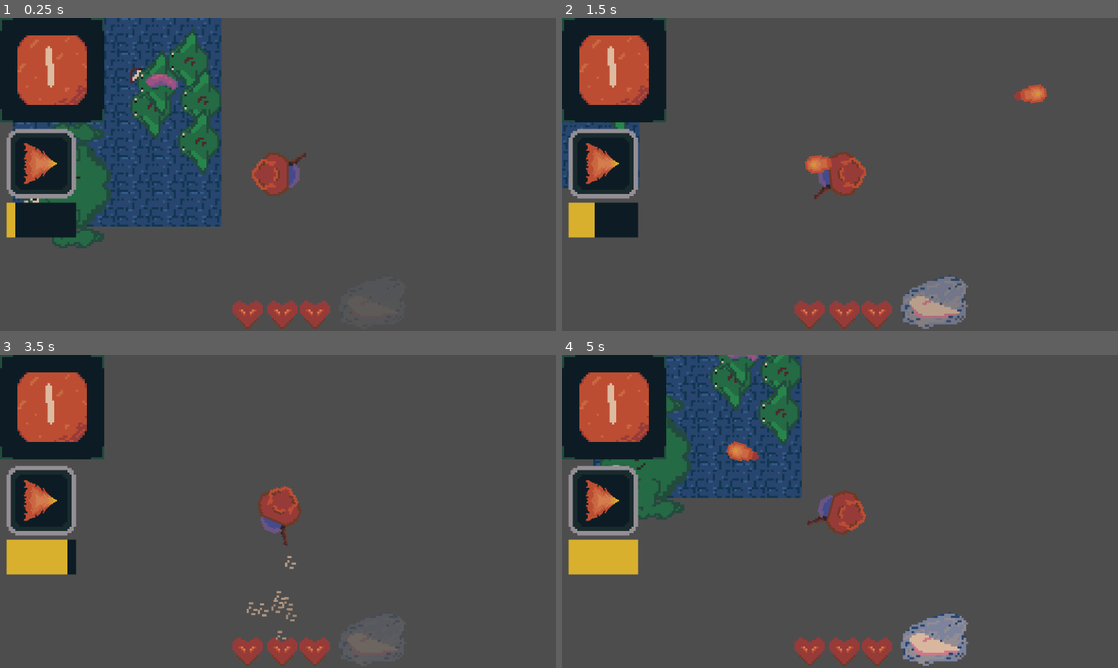
Above: before the commit, frames 1-4 (two rows, left to right).
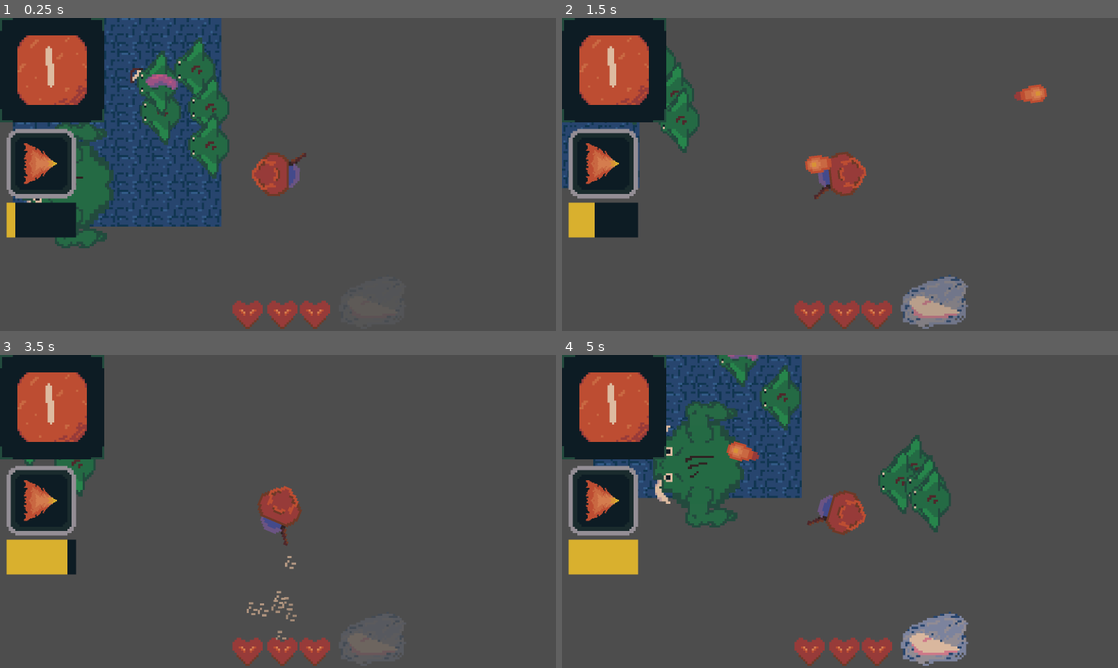
Above: after the commit, the same moments.

Repository: KatLuvsYa3/SELUGameJam26_Godot_Bros
Game: Godot game, scene res://main_scenes/Battle_Levels/Easy_Rolls/Easy_Level_Test.tscn
The game is run twice, just before and just after one commit, with the same random seed, the same clock (stepped at 60 frames per second) and the same inputs.
Inputs (mouse positions are in pixels of both pictures, inside the frame that each line leads up to):
- Up to frame 1 (0.25 s): no input
- Up to frame 2 (1.5 s): move the mouse to (962, 158) at 0.52 s; hold D 0.53-1.28 s; hold K 0.53-1.28 s; click (962, 158) at 0.67 s; tap Space at 0.77 s; move the mouse to (728, 190) at 1.27 s; hold S from 1.28 s (still down); tap K at 1.35 s; click (728, 190) at 1.42 s
- Up to frame 3 (3.5 s): tap Space at 1.52, 3.02 s; move the mouse to (333, 442) at 2.02 s; release S at 2.03 s; hold D 2.03-2.78 s; hold K 2.03-2.78 s; click (333, 442) at 2.17 s; move the mouse to (250, 574) at 2.77 s; hold W from 2.78 s (still down); tap K at 2.85 s; click (250, 574) at 2.92 s
- Up to frame 4 (5 s): move the mouse to (1006, 558) at 3.52 s; release W at 3.53 s; hold K 3.53-4.28 s; hold A from 3.53 s (still down); click (1006, 558) at 3.67 s; tap Space at 3.77, 4.52 s; move the mouse to (673, 464) at 4.27 s; tap K at 4.35 s; click (673, 464) at 4.42 s

The runs differ from the first frame. In frame 1, 3.3% of the frame differs, in the area x 3-42%, y 3-74%; in frame 2, 1.4%; in frame 3, 0.4%; in frame 4, 9.0%, in the area x 6-70%, y 0-57%.
Error before the commit: Invalid access to property or key 'Enemy' on a base object of type 'Node2D (melee.gd)'. (res://main_scenes/Battle_Levels/Easy_Rolls/easy_level_test.gd:18)

Commit message:
Fixed enemy movement

Diff:
--- a/main_scenes/Battle_Levels/Easy_Rolls/easy_level_test.gd
+++ b/main_scenes/Battle_Levels/Easy_Rolls/easy_level_test.gd
@@ -15,4 +15,4 @@
 func _process(delta: float):
 
 	for enemy in enemies:
-		enemy.Enemy.move(delta, player)
+		enemy.move(delta, player.global_position)
--- a/scripts/classes/enemies.gd
+++ b/scripts/classes/enemies.gd
@@ -41,8 +41,3 @@
 	parent.add_child(enemy)
 	enemy.global_position = pos
 	return enemy
-
-
-func move(delta: float, playerpos: Vector2):
-	var direction = global_position.direction_to(playerpos)
-	global_position += direction * 1 * delta
--- a/scripts/melee.gd
+++ b/scripts/melee.gd
@@ -5,3 +5,8 @@
 @export var health: float = Enemy.enemyHealth[type]
 @export var speed: float = Enemy.enemySpeed[type]
 @export var damage: float = Enemy.enemyDamage[type]
+
+
+func move(delta: float, playerpos: Vector2):
+	var direction = global_position.direction_to(playerpos)
+	global_position += direction * speed * delta
--- a/scripts/ranged.gd
+++ b/scripts/ranged.gd
@@ -5,3 +5,7 @@
 @export var health: float = Enemy.enemyHealth[type]
 @export var speed: float = Enemy.enemySpeed[type]
 @export var damage: float = Enemy.enemyDamage[type]
+
+func move(delta: float, playerpos: Vector2):
+	var direction = global_position.direction_to(playerpos)
+	global_position += direction * speed * delta
--- a/scripts/tank.gd
+++ b/scripts/tank.gd
@@ -5,3 +5,7 @@
 @export var health: float = Enemy.enemyHealth[type]
 @export var speed: float = Enemy.enemySpeed[type]
 @export var damage: float = Enemy.enemyDamage[type]
+
+func move(delta: float, playerpos: Vector2):
+	var direction = global_position.direction_to(playerpos)
+	global_position += direction * speed * delta
--- /dev/null
+++ b/test_scenes/node_2d.tscn
@@ -0,0 +1,79 @@
+[gd_scene format=3 uid="uid://dtsx5eg3lelcu"]
+
+[ext_resource type="Script" uid="uid://b2hauehgsr1tm" path="res://scripts/main.gd" id="1_5xmsl"]
+[ext_resource type="Texture2D" uid="uid://cwcpsl65vuahd" path="res://sprites/fade.png" id="1_lg5f7"]
+[ext_resource type="FontFile" uid="uid://bgrqlvqn6ypgj" path="res://test_scenes/GothicByte.ttf" id="1_ss4wl"]
+
+[sub_resource type="ShaderMaterial" id="ShaderMaterial_nwpmh"]
+
+[sub_resource type="CanvasTexture" id="CanvasTexture_b136p"]
+
+[node name="Node2D" type="Node2D" unique_id=956090293]
+script = ExtResource("1_5xmsl")
+
+[node name="TextureRect" type="TextureRect" parent="." unique_id=1670212204]
+modulate = Color(0, 0, 0, 1)
+self_modulate = Color(0, 0, 0, 1)
+show_behind_parent = true
+material = SubResource("ShaderMaterial_nwpmh")
+offset_right = 256.0
+offset_bottom = 144.0
+mouse_filter = 2
+texture = SubResource("CanvasTexture_b136p")
+
+[node name="PlayButton" type="Button" parent="." unique_id=65919269]
+offset_left = 147.0
+offset_top = 11.0
+offset_right = 247.0
+offset_bottom = 36.0
+theme_override_colors/font_color = Color(1, 1, 1, 1)
+theme_override_colors/font_hover_color = Color(0.63375664, 0.6337567, 0.6337577, 1)
+theme_override_fonts/font = ExtResource("1_ss4wl")
+theme_override_font_sizes/font_size = 16
+text = "Play"
+flat = true
+
+[node name="OptionsButton" type="Button" parent="." unique_id=2067856669]
+offset_left = 147.0
+offset_top = 43.0
+offset_right = 247.0
+offset_bottom = 68.0
+theme_override_colors/font_color = Color(1, 1, 1, 1)
+theme_override_colors/font_hover_color = Color(0.63375664, 0.6337567, 0.6337577, 1)
+theme_override_fonts/font = ExtResource("1_ss4wl")
+theme_override_font_sizes/font_size = 16
+text = "Options"
+flat = true
+
+[node name="CreditsButton" type="Button" parent="." unique_id=711741435]
+offset_left = 147.0
+offset_top = 75.0
+offset_right = 247.0
+offset_bottom = 100.0
+theme_override_colors/font_color = Color(1, 1, 1, 1)
+theme_override_colors/font_hover_color = Color(0.63375664, 0.6337567, 0.6337577, 1)
+theme_override_fonts/font = ExtResource("1_ss4wl")
+theme_override_font_sizes/font_size = 16
+text = "Credits"
+flat = true
+
+[node name="QuitgameButton" type="Button" parent="." unique_id=1536798952]
+offset_left = 147.0
+offset_top = 107.0
+offset_right = 247.0
+offset_bottom = 132.0
+theme_override_colors/font_color = Color(1, 1, 1, 1)
+theme_override_colors/font_hover_color = Color(0.63375664, 0.6337567, 0.6337577, 1)
+theme_override_fonts/font = ExtResource("1_ss4wl")
+theme_override_font_sizes/font_size = 16
+text = "Quit"
+flat = true
+
+[node name="Viewport Background" type="Sprite2D" parent="." unique_id=831663833]
+visible = false
+z_index = -1
+position = Vector2(128, 72)
+texture = ExtResource("1_lg5f7")
+metadata/_edit_lock_ = true
+
+[connection signal="pressed" from="PlayButton" to="." method="_on_play_pressed"]
